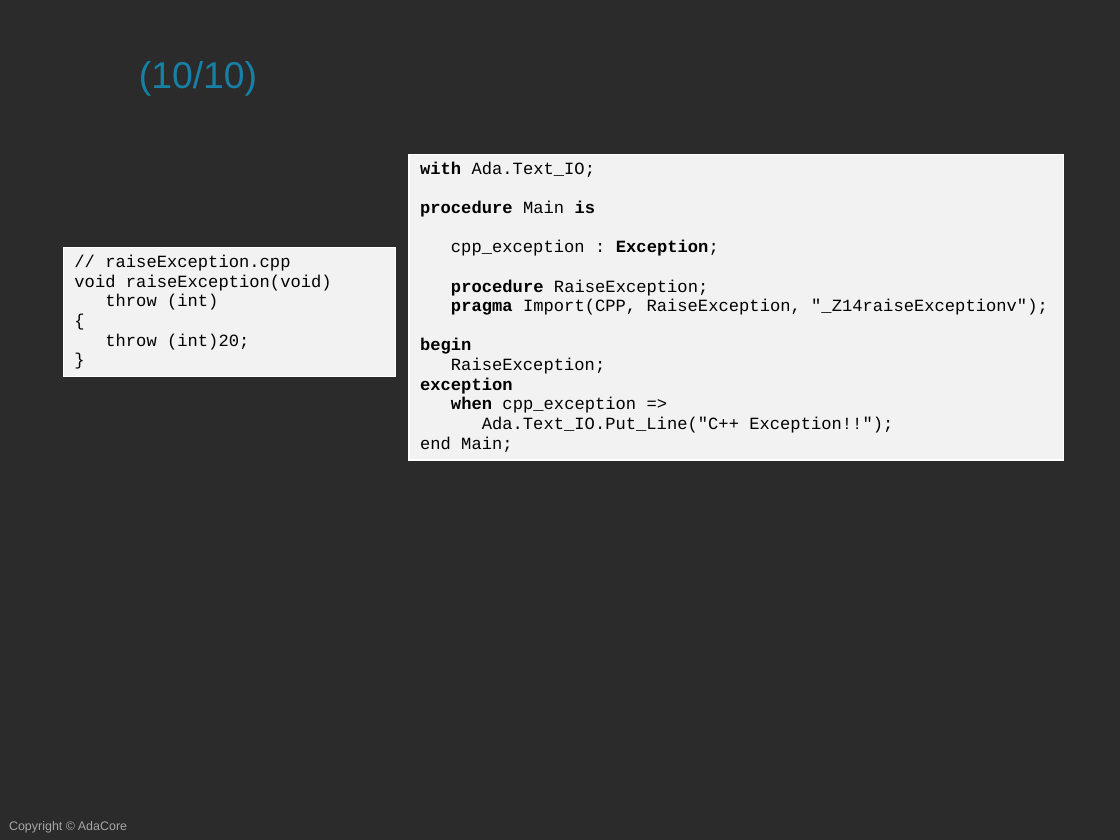
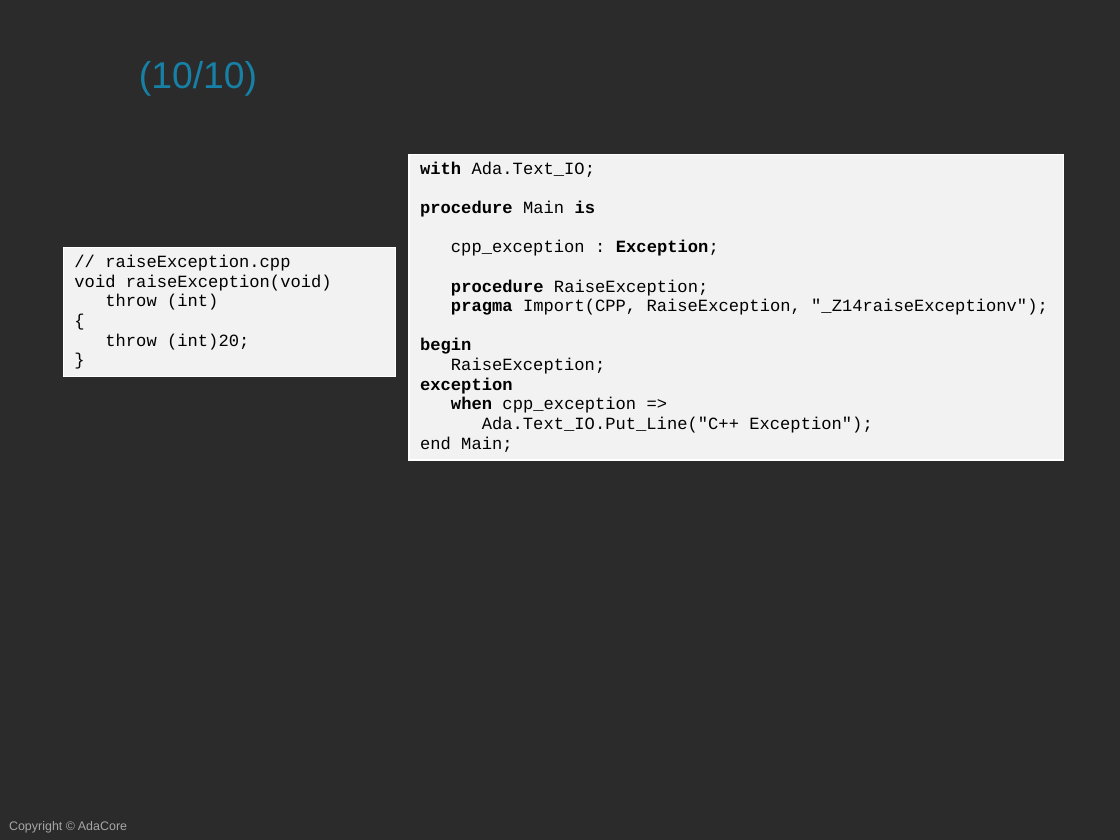
Before and after one commit to AdaCoreU/Courses, a slide deck: slide 37 of lectures/04_Mixed_Language_Programming_In_Ada/03_Ada_and_C++/Slides/03_Ada_and_C++.pptx. Drawn at 1120x840 pixels with LibreOffice and Linux fonts; fonts in the diff are those of the drawing; background and template pictures are left out; a plain dark background stands for a picture behind light text. Boxes give left, top, right and bottom in pixels: in the first picture for what was removed or moved away, otherwise in the second. Text is boxed around its words. In the diff, an @@ line names an element or a change of style, - is before the commit and + after.

```diff
--- a/lectures/04_Mixed_Language_Programming_In_Ada/03_Ada_and_C++/Slides/03_Ada_and_C++.pptx
+++ b/lectures/04_Mixed_Language_Programming_In_Ada/03_Ada_and_C++/Slides/03_Ada_and_C++.pptx
@@ table at box(409, 155, 1063, 474) @@
@@ row 1, column 1: "with Ada.Text_IO; / procedure Main is / cpp_exception : Exception; / procedure RaiseException; / pragma Import(CPP, RaiseException, "_Z14raiseExceptionv"); / begin / RaiseException; / exception / when cpp_exception => / Ada.Text_IO.Put_Line("C++ Exception!!"); / end Main;" to "with Ada.Text_IO; / procedure Main is / cpp_exception : Exception; / procedure RaiseException; / pragma Import(CPP, RaiseException, "_Z14raiseExceptionv"); / begin / RaiseException; / exception / when cpp_exception => / Ada.Text_IO.Put_Line("C++ Exception"); / end Main;" @@
```
Also in this commit, not shown: 4 other slides changed, 1 other file.
